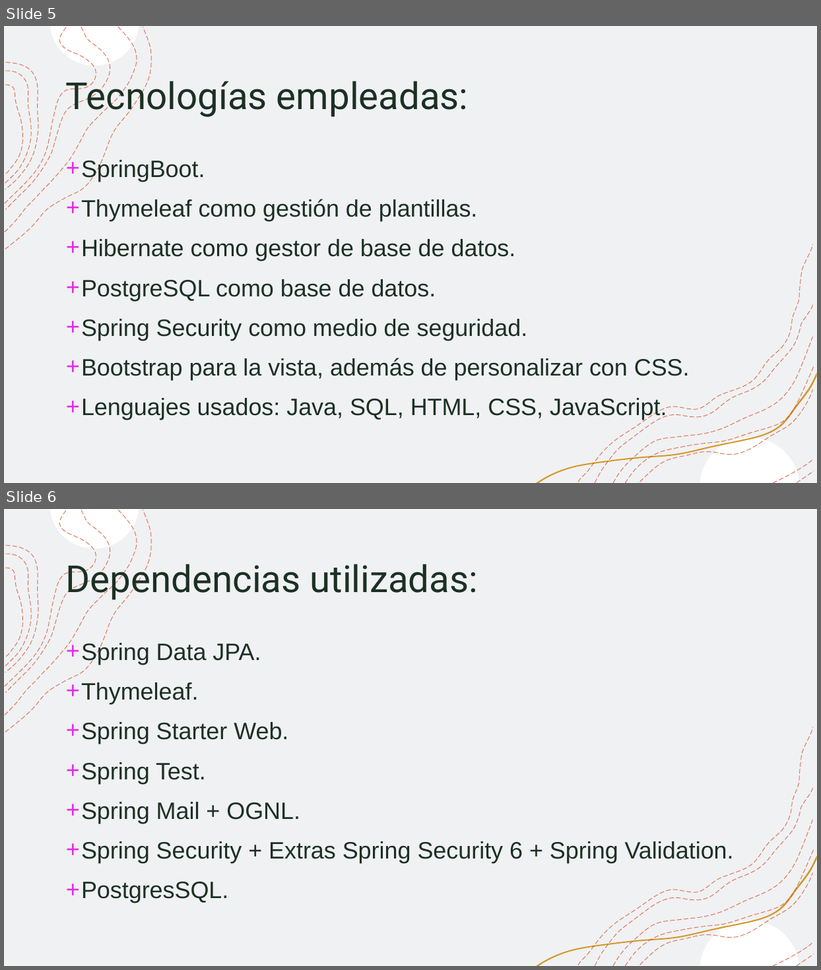
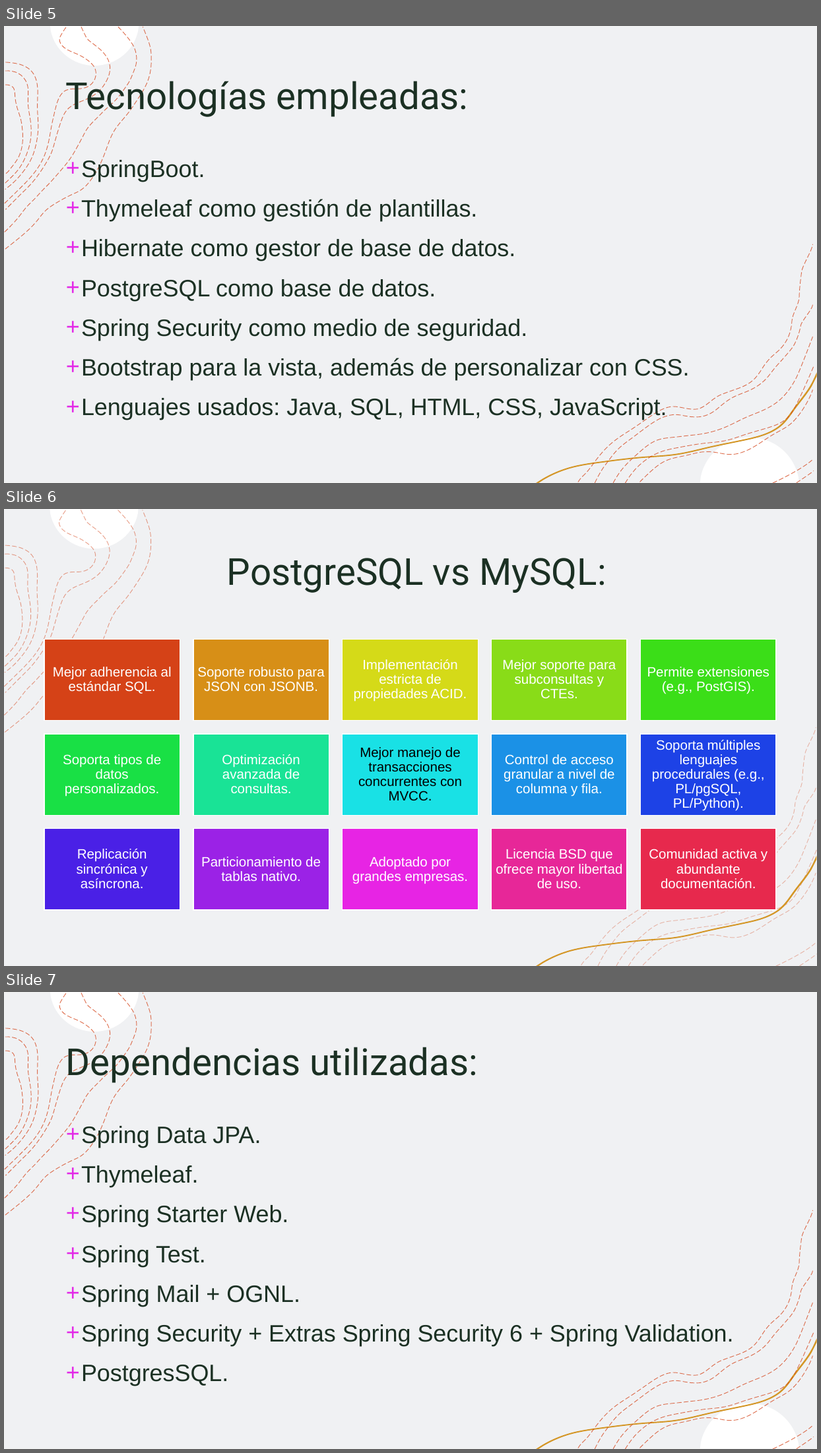
Before and after one commit to maribalo043/ProyectoFinalCurso, a slide deck: PowerPointFinalCurso.pptx. Shown one above the other, each under a label of ours: slides 5 and 6 before the commit, slides 5, 6 and 7 after it. The pictures are 821x970 and 821x1453 pixels, drawn with LibreOffice and Linux fonts; fonts in the diff are those of the drawing. Boxes give left, top, right and bottom in pixels: in the first picture for what was removed or moved away, otherwise in the second. Text is boxed around its words. In the diff, an @@ line names an element or a change of style, - is before the commit and + after.

```diff
--- a/PowerPointFinalCurso.pptx
+++ b/PowerPointFinalCurso.pptx
@@ slide 6 added at (x1=4, y1=509, x2=817, y2=966), background #FFFFFF; not listed: 11 template elements that a slide beside it also shows @@
@@ rectangle added at (x1=4, y1=509, x2=817, y2=966), fill #FFFFFF, outline #F2F2F2 1 pt @@
@@ rectangle added at (x1=4, y1=509, x2=817, y2=966), fill #F0F1F3 @@
@@ title added at (x1=227, y1=558, x2=606, y2=593), 44 pt, text #1B3023 @@
+PostgreSQL vs MySQL:
@@ group added at (x1=5, y1=509, x2=152, y2=732): 8 freeform shapes @@
@@ group added at (x1=536, y1=728, x2=817, y2=966): 8 freeform shapes @@
@@ group added at (x1=44, y1=640, x2=776, y2=910): 15 rectangles, 15 texts @@
+Mejor adherencia al estándar SQL.
+Soporte robusto para JSON con JSONB.
+Implementación estricta de propiedades ACID.
+Mejor soporte para subconsultas y CTEs.
+Permite extensiones (e.g., PostGIS).
+Soporta tipos de datos personalizados.
+Optimización avanzada de consultas.
+Mejor manejo de transacciones concurrentes con MVCC.
+Control de acceso granular a nivel de columna y fila.
+Soporta múltiples lenguajes procedurales (e.g., PL/pgSQL, PL/Python).
+Replicación sincrónica y asíncrona.
+Particionamiento de tablas nativo.
+Adoptado por grandes empresas.
+Licencia BSD que ofrece mayor libertad de uso.
+Comunidad activa y abundante documentación.
@@ what was slide 6 is now slide 7 @@
```
Also in this commit, not shown: 1 other file.
